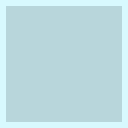
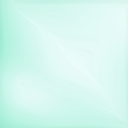
Comparing the layer stacks of the two 128×128 images. Changes:
added layer "Layer 3(pasted)" above "Layer 2" over [0, 0, 128, 128]
hid "Layer 3" over [0, 0, 128, 128]
